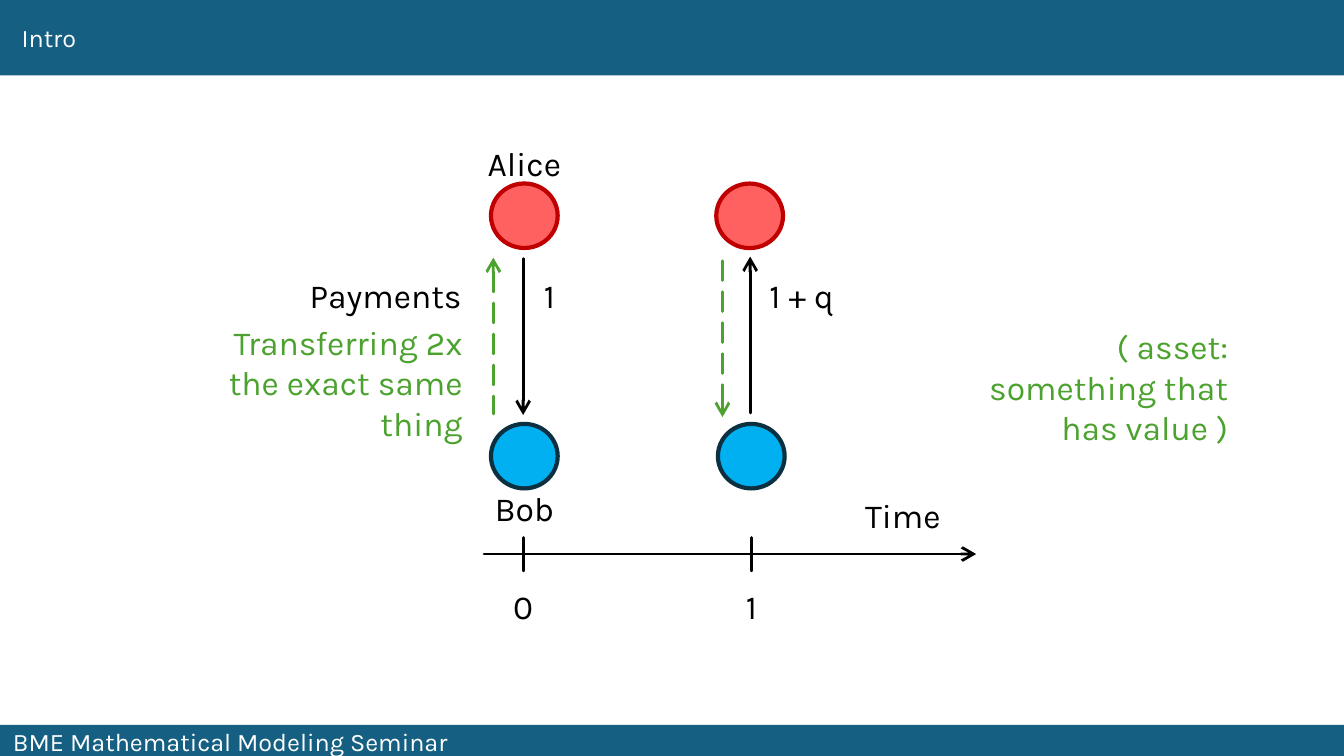
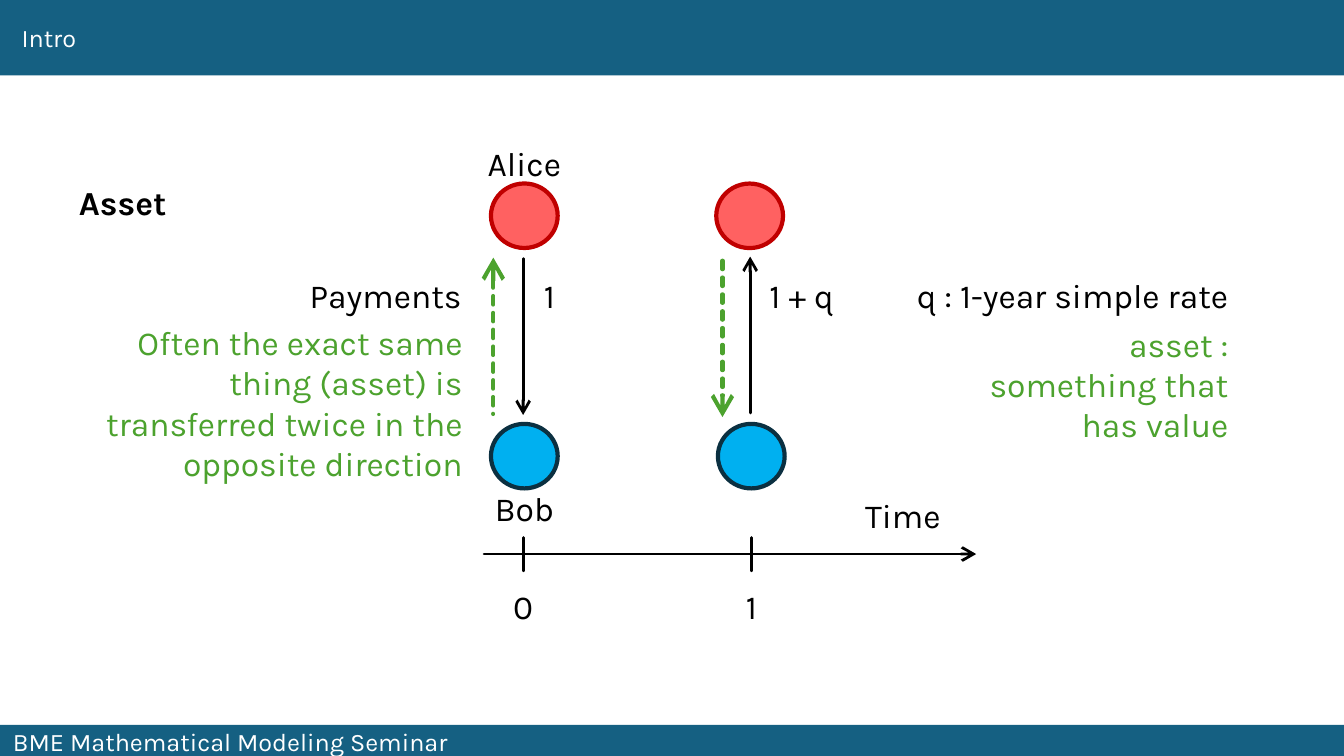
Before and after one commit to fij/btup, a slide deck: slide 7 of MMS_2024_09_10/Farkas_2024_09_10.pptx. Drawn at 1344x756 pixels with LibreOffice and Linux fonts; fonts in the diff are those of the drawing. Boxes give left, top, right and bottom in pixels: in the first picture for what was removed or moved away, otherwise in the second. Text is boxed around its words. In the diff, an @@ line names an element or a change of style, - is before the commit and + after.

Commit message:
updated slides on asset, risk, set up what/how/why

```diff
--- a/MMS_2024_09_10/Farkas_2024_09_10.pptx
+++ b/MMS_2024_09_10/Farkas_2024_09_10.pptx
@@ text added at (x1=79, y1=193, x2=166, y2=216), 24 pt, text #000000, bold @@
+Asset
@@ arrow (493, 258) - (493, 414): stroke #4CA22E 2 pt dashed to #4CA22E 3 pt dashed @@
@@ arrow (723, 261) - (723, 417): stroke #4CA22E 2 pt dashed to #4CA22E 3 pt dashed @@
@@ text added at (x1=917, y1=285, x2=1229, y2=317), 24 pt, text #000000 @@
+q : 1-year simple rate
@@ text at (x1=106, y1=332, x2=463, y2=484): text changed @@
-Transferring 2x the exact same thing
+Often the exact same thing (asset) is transferred twice in the opposite direction
@@ text at (x1=990, y1=336, x2=1228, y2=438): text changed @@
-( asset: something that has value )
+asset : something that has value
```
Also in this commit, not shown: 6 other slides changed, 3 slides added.
